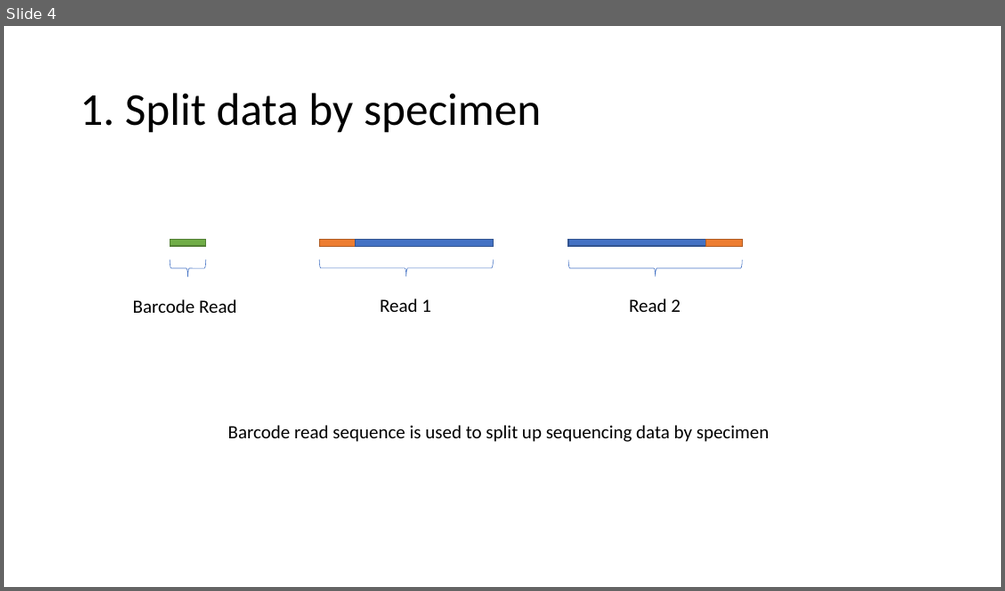
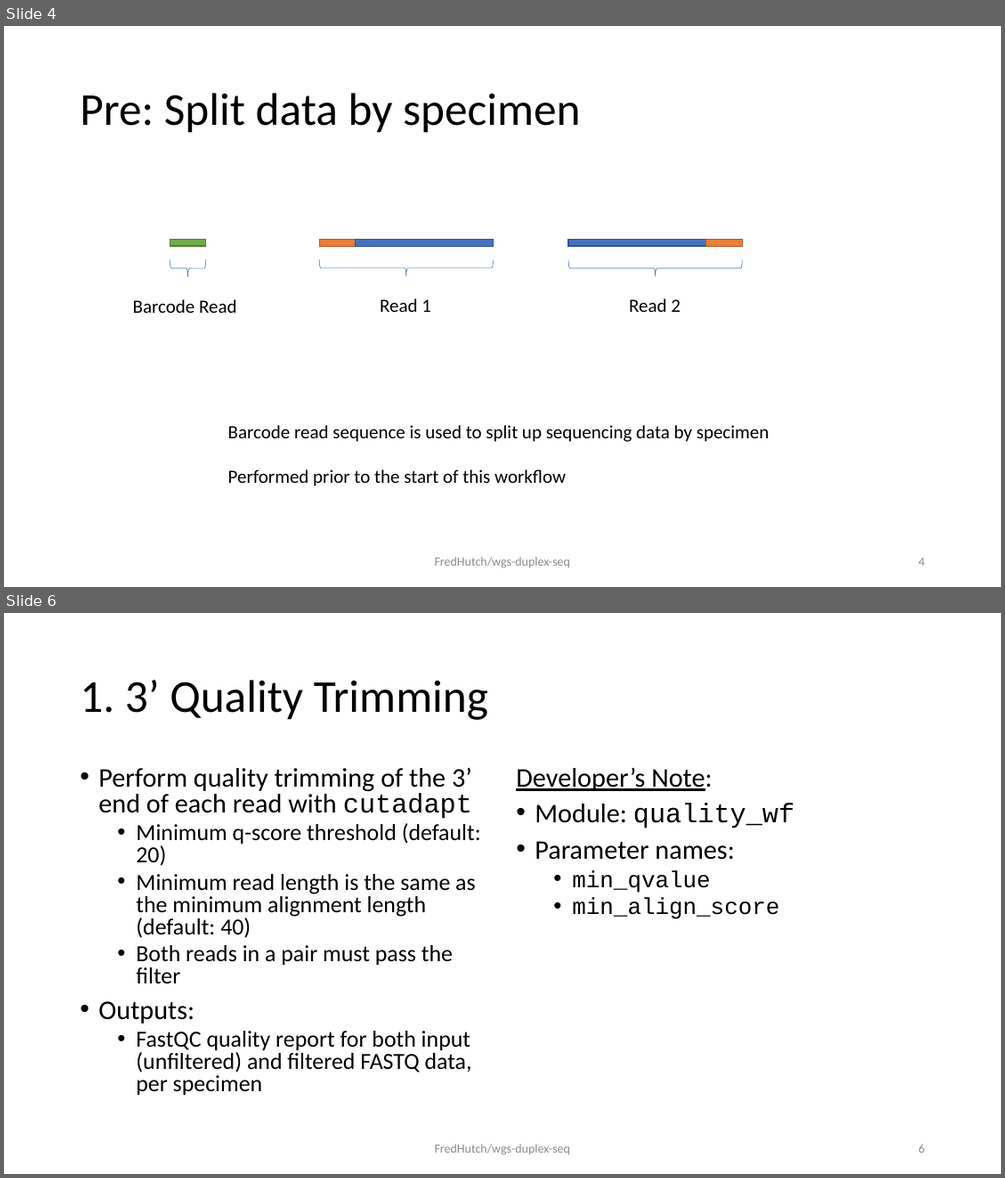
Before and after one commit to FredHutch/maddd-seq, a slide deck: docs/process.schematic.pptx. Shown one above the other, each under a label of ours: slide 4 before the commit, slides 4 and 6 after it; the slides between them are not shown. The pictures are 1005x591 and 1005x1178 pixels, drawn with LibreOffice and Linux fonts; fonts in the diff are those of the drawing. Boxes give left, top, right and bottom in pixels: in the first picture for what was removed or moved away, otherwise in the second. Text is boxed around its words. In the diff, an @@ line names an element or a change of style, - is before the commit and + after.

```diff
--- a/docs/process.schematic.pptx
+++ b/docs/process.schematic.pptx
@@ slide 6 added at (4, 613, 1001, 1174), background #FFFFFF @@
@@ title added at (80, 680, 488, 720), 44 pt, text #000000 @@
+1. 3’ Quality Trimming
@@ text added at (98, 768, 481, 1095), 22.2 pt, text #000000 @@
+• Perform quality trimming of the 3’ end of each read with cutadapt
+  • Minimum q-score threshold (default: 20)
+  • Minimum read length is the same as the minimum alignment length (default: 40)
+  • Both reads in a pair must pass the filter
+• Outputs:
+  • FastQC quality report for both input (unfiltered) and filtered FASTQ data, per specimen
@@ text added at (516, 768, 794, 919), 25.9 pt, text #000000 @@
+Developer’s Note:
+• Module: quality_wf
+• Parameter names:
+  • min_qvalue
+  • min_align_score
@@ text added at (435, 1143, 570, 1155), 12 pt, text #8C8C8C @@
+FredHutch/wgs-duplex-seq
@@ page number added at (918, 1144, 924, 1152), 12 pt, text #8C8C8C @@
+6
@@ slide 4 changed as well @@
@@ title at (80, 93, 580, 133): text changed @@
-1. Split data by specimen
+Pre: Split data by specimen
@@ text at (228, 469, 566, 486): paragraph added @@
+Performed prior to the start of this workflow
@@ text added at (435, 556, 570, 568), 12 pt, text #8C8C8C @@
+FredHutch/wgs-duplex-seq
@@ page number added at (918, 557, 924, 565), 12 pt, text #8C8C8C @@
+4
```
Also in this commit, not shown: 3 other slides changed, 14 other slides added, 7 slides removed.
